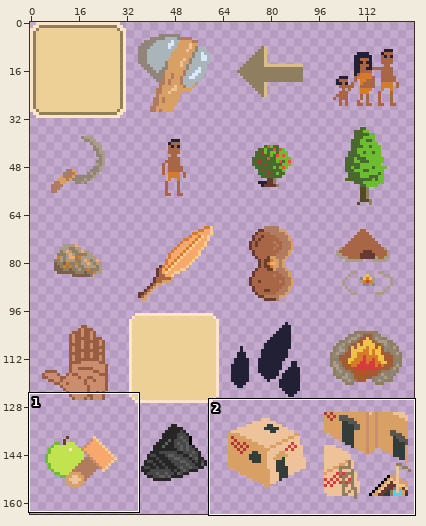
Two versions of one sprite sheet, Assets/Sprites/Buttons/Unit Buttons.png. Above, an overview of the earlier version with the close-up marked.
Close-up. Before the commit:
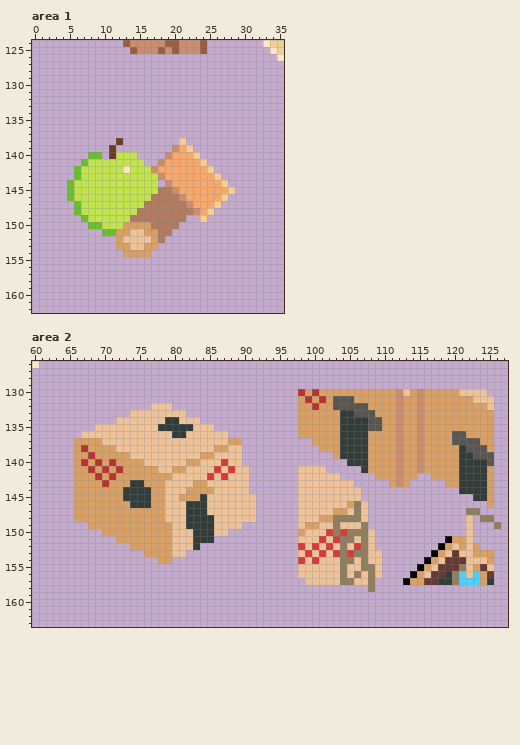
The file is 128x192 pixels. Shown: area 1: x 0..35, y 124..162; area 2: x 60..127, y 126..163. The wide view leaves out empty margins.
The same view after the edit:
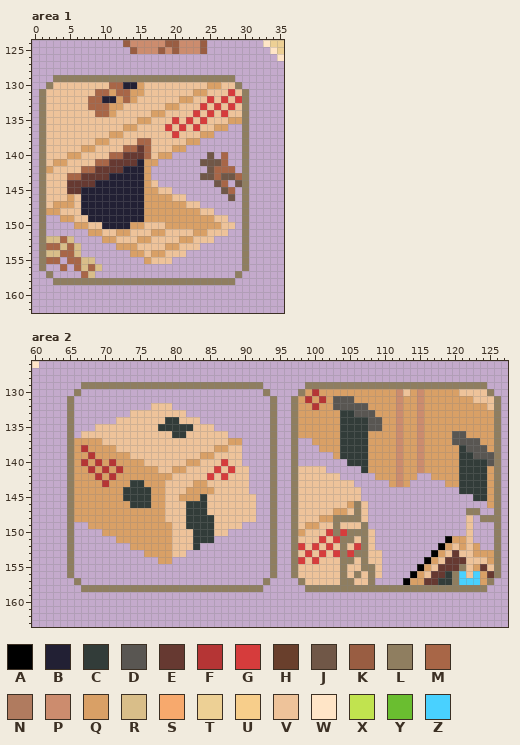
Palette (. is transparent): A #000000  B #222034  C #323c39  D #595652  E #663931  F #b53535  G #d63c3c  H #693f2c  J #705747  K #995d42  L #8f7e60  M #a86647  N #b07b5f  P #cc8c6e  Q #d9a066  R #d9be89  S #f7a96d  T #edd095  U #f7ce8b  V #eec39a  W #ffe5c7  X #c1e34f  Y #6abe30  Z #49d1ff
The exact change:
Changed rows in their new state; - is an unchanged pixel.
Area 1:
first column x 1:
129 --LLLLLLLLLLLLLLLLLLLLLLLLLL--
130 -LVVVVVVVVMMBBQVVVVVVVVVQQVVL-
131 LVVVVVVVMMQMMQQVVVVVVVQQVVVGVL
132 LVVVVVVMMBBQMQVVVVVVQQVVGVGVGL
133 LVVVVVVMMMQQVVVVVVQQVVVGVGVGVL
134 LVVVVVVVMMQVVVVVQQVVVVGVGVGVVL
135 LVVVVVVVVVVVVVQQVVVGVGVGVVVQQL
136 LVVVVVVVVVVVQQVVVVGVGVGVVQQ--L
137 LVVVVVVVVVQQVVVVVVVGVVVQQ----L
138 LVVVVVVVQQVVVVMMVVVVVQQ------L
139 LVVVVVQQVVVVMMEMVVVQQ.-------L
140 LVVVQQVVVVMMEEEMVQQ....-J-M--L
141 LVQQVVVVMMEEEEBQQ......JJJM--L
142 LQVVVVMMEEEEBBBQ........JMMM-L
143 LVVVMMEEEEBBBBBQ.......JJMJJML
144 LVVVEEEEBBBBBBBQV-.......JM-JL
145 LVVVEEBBBBBBBBBQQVV.......JM-L
146 LVVVQVBBBBBBBBBQQQQVV......J-L
147 LVQQQVBBBBBBBBBQQQQQQVV...---L
148 LQQVVVBBBBBBBBBQQQQQQQQVV----L
149 L--QQVVBBBBBBBBQQQQQQQQQQVV--L
150 L----QQVVBBBB--VVVQQQQQQQQVV-L
151 L------QQVV----V-QVVVVQQVVV--L
152 LRRMR----QQV--QQVVVVQQVVV----L
153 LMMRMR-------Q-VVVQQVVV------L
154 LRRMMR------.--VQQVVV--------L
155 LMM-MMRR-------QVVV----------L
156 L--M-MRMR--------------------L
157 -L----MR--------------------L-
158 --LLLLLLLLLLLLLLLLLLLLLLLLLL--
Area 2:
first column x 65:
129 --LLLLLLLLLLLLLLLLLLLLLLLLLL------LLLLLLLLLLLLLLLLLLLLLLLLLL--
130 -L--------------------------L----L--------------------------L-
131 L----------------------------L--L----------------------------L
132 L----------------------------L--L----------------------------L
133 L----------------------------L--L----------------------------L
134 L----------------------------L--L----------------------------L
135 L----------------------------L--L----------------------------L
136 L----------------------------L--L----------------------------L
137 L----------------------------L--L----------------------------L
138 L----------------------------L--L----------------------------L
139 L----------------------------L--L----------------------------L
140 L----------------------------L--L----------------------------L
141 L----------------------------L--L----------------------------L
142 L----------------------------L--L----------------------------L
143 L----------------------------L--L----------------------------L
144 L----------------------------L--L----------------------------L
145 L----------------------------L--L----------------------------L
146 L----------------------------L--L----------------------------L
147 L----------------------------L--L----------------------------L
148 L----------------------------L--L----------------------------L
149 L----------------------------L--L-----------------------------
150 L----------------------------L--L----------------------------L
151 L----------------------------L--L----------------------------L
152 L----------------------------L--L----------------------------L
153 L----------------------------L--L----------------------------L
154 L----------------------------L--L----------------------------L
155 L----------------------------L--L----------------------------L
156 L----------------------------L--L----------------------------L
157 -L--------------------------L----L--------------------------L-
158 --LLLLLLLLLLLLLLLLLLLLLLLLLL------LLLLLLLLL-LLLLLLLLLLLLLLLL--
Changed places in both close-ups, as pixel boxes (x1, y1, x2, y2):
changed: (39, 75, 249, 285)
changed: (67, 382, 501, 592)
